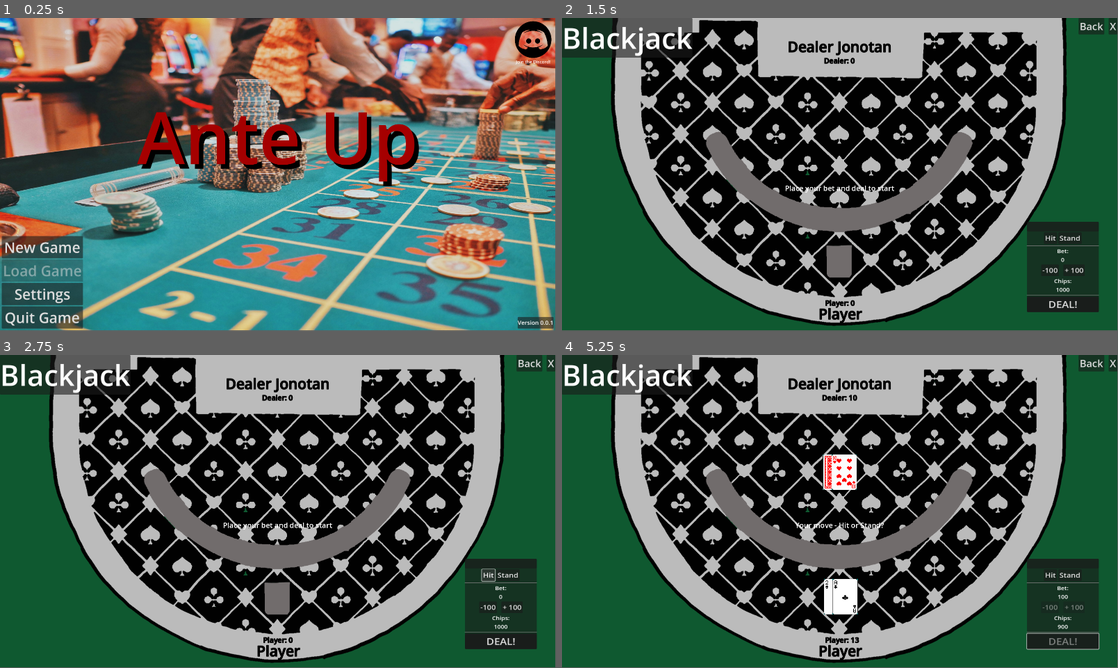
Above: before the commit, frames 1-4 (two rows, left to right).
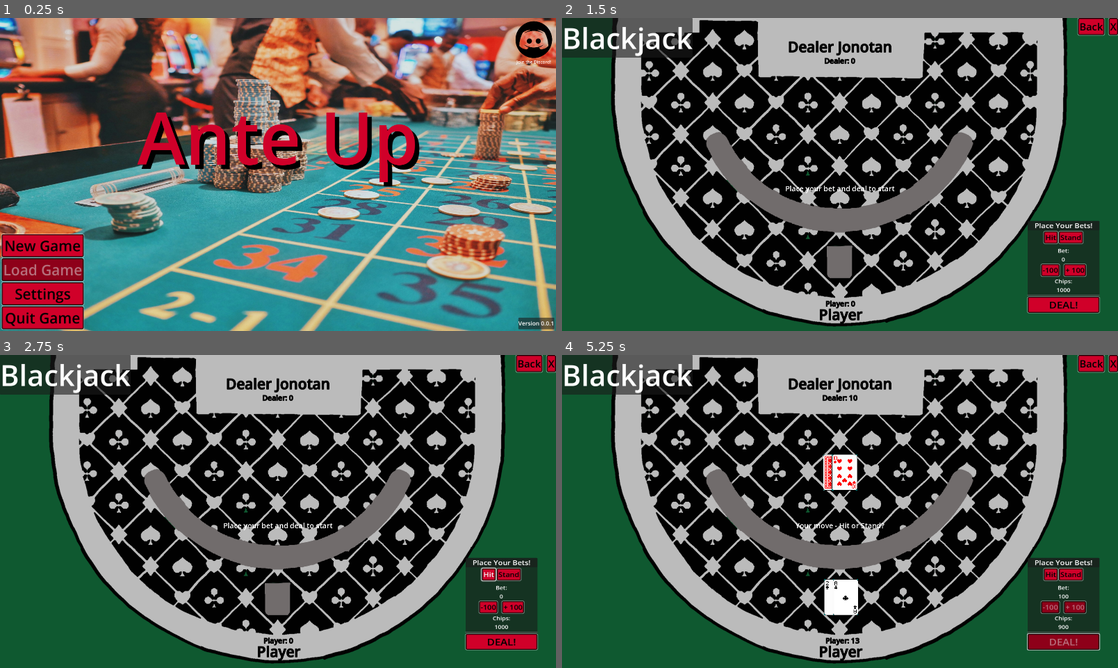
Above: after the commit, the same moments.

Repository: InadequateUsername/Ante-Up
Game: Godot game, scene res://Scenes/TitleScreen/title_screen.tscn
The game is run twice, just before and just after one commit, with the same random seed, the same clock (stepped at 60 frames per second) and the same inputs.
Inputs:
- Up to frame 1 (0.25 s): no input
- Up to frame 2 (1.5 s): click "New Game" at 0.5 s; click "🃏 Blackjack 🃏" at 1.25 s
- Up to frame 3 (2.75 s): click "Hit" at 2 s
- Up to frame 4 (5.25 s): click "Stand" at 2.75 s; click "-100" at 3.5 s; click "+ 100" at 4.25 s; click "DEAL!" at 5 s
In our replay, the window is 799x449 before the commit and 800x450 after it. These sizes can differ from the game's own. Grey fills any space a smaller window leaves; there, only what the larger window draws over its background counts as a difference.

The runs differ from the first frame. In frame 1, 17% of the frame differs, in the area x 0-100%, y 0-100%; in frame 2, 7.3%; in frame 3, 7.3%; in frame 4, 7.6%.

Commit message:
Updated UI - New Buttons

Diff:
--- a/Scenes/CasinoFloor/casino_floor.tscn
+++ b/Scenes/CasinoFloor/casino_floor.tscn
@@ -1,7 +1,8 @@
-[gd_scene load_steps=3 format=3 uid="uid://cle7850tvwekt"]
+[gd_scene load_steps=4 format=3 uid="uid://cle7850tvwekt"]
 
 [ext_resource type="Script" uid="uid://b0lr1f5c0xvgl" path="res://Scenes/CasinoFloor/casino_floor.gd" id="1_xwx8d"]
 [ext_resource type="Script" uid="uid://d15wg4x3f50db" path="res://Scenes/CasinoFloor/manual_singleton.gd" id="2_0jnkg"]
+[ext_resource type="Theme" uid="uid://phgp7ky6igg7" path="res://Themes/buttons.tres" id="2_a8ndx"]
 
 [node name="CasinoFloor" type="Control"]
 layout_mode = 3
@@ -68,6 +69,7 @@
 
 [node name="ChipsHBoxContainer" type="HBoxContainer" parent="GameButtonsContainer/Chips"]
 layout_mode = 2
+alignment = 1
 
 [node name="ChipsLabel" type="Label" parent="GameButtonsContainer/Chips/ChipsHBoxContainer"]
 layout_mode = 2
@@ -88,16 +90,19 @@
 
 [node name="BlackjackButton" type="Button" parent="GameButtonsContainer"]
 layout_mode = 2
+theme = ExtResource("2_a8ndx")
 theme_override_font_sizes/font_size = 50
 text = "🃏 Blackjack 🃏"
 
 [node name="PokerButton" type="Button" parent="GameButtonsContainer"]
 layout_mode = 2
+theme = ExtResource("2_a8ndx")
 theme_override_font_sizes/font_size = 50
 text = "🃏 Poker 🃏"
 
 [node name="SlotsButton" type="Button" parent="GameButtonsContainer"]
 layout_mode = 2
+theme = ExtResource("2_a8ndx")
 theme_override_font_sizes/font_size = 50
 text = "🎰 Slots 🎰"
 
@@ -106,6 +111,7 @@
 
 [node name="CashierBoothButton" type="Button" parent="GameButtonsContainer"]
 layout_mode = 2
+theme = ExtResource("2_a8ndx")
 theme_override_font_sizes/font_size = 25
 text = "Cashier Booth"
 
@@ -121,11 +127,13 @@
 
 [node name="BackButton" type="Button" parent="ReturnButtonsContainer"]
 layout_mode = 2
+theme = ExtResource("2_a8ndx")
 theme_override_font_sizes/font_size = 35
 text = "Back"
 
 [node name="ExitButton" type="Button" parent="ReturnButtonsContainer"]
 layout_mode = 2
+theme = ExtResource("2_a8ndx")
 theme_override_font_sizes/font_size = 35
 text = "X"
 
--- a/Scenes/Games/Blackjack/blackjack.tscn
+++ b/Scenes/Games/Blackjack/blackjack.tscn
@@ -1,8 +1,9 @@
-[gd_scene load_steps=4 format=3 uid="uid://rs67wkptrvjo"]
+[gd_scene load_steps=5 format=3 uid="uid://rs67wkptrvjo"]
 
 [ext_resource type="Script" uid="uid://da6k157kvcem0" path="res://Scenes/Games/Blackjack/blackjack.gd" id="1_yk8rt"]
 [ext_resource type="PackedScene" uid="uid://b8tj7kn077d3v" path="res://Scenes/PlayingCards/card.tscn" id="2_3txm1"]
 [ext_resource type="Texture2D" uid="uid://bhcil67sdkh3u" path="res://Assets/table.png" id="2_i0vn2"]
+[ext_resource type="Theme" uid="uid://phgp7ky6igg7" path="res://Themes/buttons.tres" id="4_f7jlt"]
 
 [node name="Blackjack" type="Control"]
 layout_mode = 3
@@ -164,12 +165,14 @@
 
 [node name="BackButton" type="Button" parent="UI/ReturnButtonsContainer"]
 layout_mode = 2
+theme = ExtResource("4_f7jlt")
 theme_override_font_sizes/font_size = 35
 text = "Back"
 
 [node name="ExitButton" type="Button" parent="UI/ReturnButtonsContainer"]
 layout_mode = 2
 size_flags_horizontal = 4
+theme = ExtResource("4_f7jlt")
 theme_override_font_sizes/font_size = 35
 text = "X"
 
@@ -197,6 +200,7 @@
 [node name="Label" type="Label" parent="UI/ButtonsPanelContainer/ButtonsContainer/PanelContainer"]
 layout_mode = 2
 theme_override_font_sizes/font_size = 25
+text = "Place Your Bets!"
 horizontal_alignment = 1
 
 [node name="GameButtonsContainer" type="HBoxContainer" parent="UI/ButtonsPanelContainer/ButtonsContainer"]
@@ -205,11 +209,13 @@
 
 [node name="HitButton" type="Button" parent="UI/ButtonsPanelContainer/ButtonsContainer/GameButtonsContainer"]
 layout_mode = 2
+theme = ExtResource("4_f7jlt")
 theme_override_font_sizes/font_size = 25
 text = "Hit"
 
 [node name="StandButton" type="Button" parent="UI/ButtonsPanelContainer/ButtonsContainer/GameButtonsContainer"]
 layout_mode = 2
+theme = ExtResource("4_f7jlt")
 theme_override_font_sizes/font_size = 25
 text = "Stand"
 
@@ -235,11 +241,13 @@
 
 [node name="BetDecreaseButton" type="Button" parent="UI/ButtonsPanelContainer/ButtonsContainer/BetButtonsContainer"]
 layout_mode = 2
+theme = ExtResource("4_f7jlt")
 theme_override_font_sizes/font_size = 25
 text = "-100"
 
 [node name="BetIncreaseButton" type="Button" parent="UI/ButtonsPanelContainer/ButtonsContainer/BetButtonsContainer"]
 layout_mode = 2
+theme = ExtResource("4_f7jlt")
 theme_override_font_sizes/font_size = 25
 text = "+ 100
 "
@@ -264,6 +272,7 @@
 
 [node name="DealButton" type="Button" parent="UI/ButtonsPanelContainer/ButtonsContainer/DealButtonContainer"]
 layout_mode = 2
+theme = ExtResource("4_f7jlt")
 theme_override_font_sizes/font_size = 35
 text = "DEAL!"
 
--- a/Scenes/Games/Slots/slots.gd
+++ b/Scenes/Games/Slots/slots.gd
@@ -4,7 +4,7 @@
 var player_chips = 1000
 var current_bet = 10
 var min_bet = 10
-var max_bet = 100
+var max_bet = 1000000000
 
 # Game state variables
 var free_spins = 0
@@ -13,8 +13,8 @@
 # Auto-spin variables
 var is_auto_spinning = false
 var auto_spin_count = 0
-var auto_spin_max = 10  # Default number of auto spins
-var auto_spin_options = [5, 10, 25, 50, 100]  # Available options for auto-spin
+var auto_spin_max = 1000  # Default number of auto spins
+var auto_spin_options = [5, 10, 25, 50, 100, 250, 500, 1000]  # Available options for auto-spin
 var auto_spin_index = 1  # Default to 10 spins (index 1)
 var stop_on_feature = true  # Stop auto-spin when free spins are triggered
 
--- a/Scenes/TitleScreen/title_screen.tscn
+++ b/Scenes/TitleScreen/title_screen.tscn
@@ -1,7 +1,8 @@
-[gd_scene load_steps=4 format=3 uid="uid://tvgog2nkh260"]
+[gd_scene load_steps=5 format=3 uid="uid://tvgog2nkh260"]
 
 [ext_resource type="Script" uid="uid://cfj3c6lu7cfak" path="res://Scenes/TitleScreen/title_screen.gd" id="1_81d0i"]
 [ext_resource type="Texture2D" uid="uid://b66ro1eqrxcli" path="res://Scenes/TitleScreen/title_screen_bg.jpg" id="2_e2iei"]
+[ext_resource type="Theme" uid="uid://phgp7ky6igg7" path="res://Themes/buttons.tres" id="3_e2iei"]
 [ext_resource type="Texture2D" uid="uid://1phjwbm1siix" path="res://Scenes/TitleScreen/discord.png" id="3_xw5ij"]
 
 [node name="RootUINode" type="Control"]
@@ -35,7 +36,7 @@
 offset_right = 486.0
 offset_bottom = 580.0
 grow_horizontal = 2
-theme_override_colors/font_color = Color(0.647059, 0, 0, 1)
+theme_override_colors/font_color = Color(0.815686, 0, 0.160784, 1)
 theme_override_colors/font_shadow_color = Color(0, 0, 0, 1)
 theme_override_constants/shadow_offset_x = 15
 theme_override_constants/shadow_offset_y = 15
@@ -64,21 +65,25 @@
 
 [node name="NewGameButton" type="Button" parent="MainButtonContainer"]
 layout_mode = 2
+theme = ExtResource("3_e2iei")
 theme_override_font_sizes/font_size = 50
 text = "New Game"
 
 [node name="LoadGameButton" type="Button" parent="MainButtonContainer"]
 layout_mode = 2
+theme = ExtResource("3_e2iei")
 theme_override_font_sizes/font_size = 50
 text = "Load Game"
 
 [node name="SettingsButton" type="Button" parent="MainButtonContainer"]
 layout_mode = 2
+theme = ExtResource("3_e2iei")
 theme_override_font_sizes/font_size = 50
 text = "Settings"
 
 [node name="QuitGameButton" type="Button" parent="MainButtonContainer"]
 layout_mode = 2
+theme = ExtResource("3_e2iei")
 theme_override_font_sizes/font_size = 50
 text = "Quit Game"
 
--- /dev/null
+++ b/Themes/buttons.tres
@@ -0,0 +1,68 @@
+[gd_resource type="Theme" load_steps=5 format=3 uid="uid://phgp7ky6igg7"]
+
+[sub_resource type="StyleBoxFlat" id="StyleBoxFlat_4ol5y"]
+bg_color = Color(0.556007, 0, 0.0967632, 1)
+border_width_left = 5
+border_width_top = 5
+border_width_right = 5
+border_width_bottom = 5
+border_color = Color(0, 0, 0, 1)
+border_blend = true
+corner_radius_top_left = 5
+corner_radius_top_right = 5
+corner_radius_bottom_right = 5
+corner_radius_bottom_left = 5
+shadow_color = Color(1, 1, 1, 0.6)
+shadow_size = 3
+
+[sub_resource type="StyleBoxFlat" id="StyleBoxFlat_bel46"]
+bg_color = Color(0.816967, 0, 0.161602, 1)
+border_width_left = 5
+border_width_top = 5
+border_width_right = 5
+border_width_bottom = 5
+border_color = Color(0, 0, 0, 1)
+border_blend = true
+corner_radius_top_left = 5
+corner_radius_top_right = 5
+corner_radius_bottom_right = 5
+corner_radius_bottom_left = 5
+shadow_color = Color(1, 1, 1, 0.6)
+shadow_size = 6
+
+[sub_resource type="StyleBoxFlat" id="StyleBoxFlat_wb81v"]
+bg_color = Color(0.816967, 0, 0.161602, 1)
+border_width_left = 5
+border_width_top = 5
+border_width_right = 5
+border_width_bottom = 5
+border_color = Color(0, 0, 0, 1)
+border_blend = true
+corner_radius_top_left = 5
+corner_radius_top_right = 5
+corner_radius_bottom_right = 5
+corner_radius_bottom_left = 5
+shadow_color = Color(1, 1, 1, 0.6)
+shadow_size = 3
+
+[sub_resource type="StyleBoxFlat" id="StyleBoxFlat_aurpk"]
+bg_color = Color(0.556007, 0, 0.0967632, 1)
+border_width_left = 5
+border_width_top = 5
+border_width_right = 5
+border_width_bottom = 5
+border_color = Color(0, 0, 0, 1)
+border_blend = true
+corner_radius_top_left = 5
+corner_radius_top_right = 5
+corner_radius_bottom_right = 5
+corner_radius_bottom_left = 5
+shadow_color = Color(1, 1, 1, 0.6)
+shadow_size = 3
+
+[resource]
+Button/colors/font_color = Color(0, 0, 0, 1)
+Button/styles/disabled = SubResource("StyleBoxFlat_4ol5y")
+Button/styles/hover = SubResource("StyleBoxFlat_bel46")
+Button/styles/normal = SubResource("StyleBoxFlat_wb81v")
+Button/styles/pressed = SubResource("StyleBoxFlat_aurpk")
--- a/project.godot
+++ b/project.godot
@@ -26,3 +26,10 @@
 window/size/viewport_width=1920
 window/size/viewport_height=1080
 window/size/mode=3
+window/stretch/mode="viewport"
+window/stretch/aspect="expand"
+
+[rendering]
+
+renderer/rendering_method="mobile"
+textures/vram_compression/import_etc2_astc=true
Not shown, changed: export_presets.cfg
Not shown, changed: Ante Up.console.exe
Not shown, changed: Ante Up.exe
Not shown, changed: Ante Up.pck
Not shown, added: Ante Up.zip
